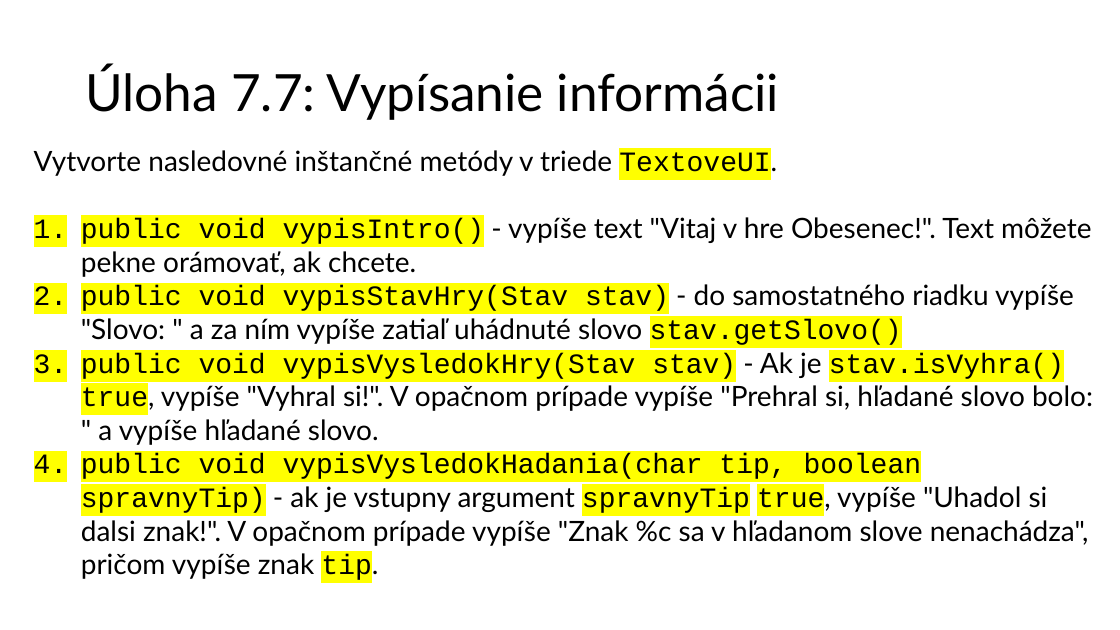
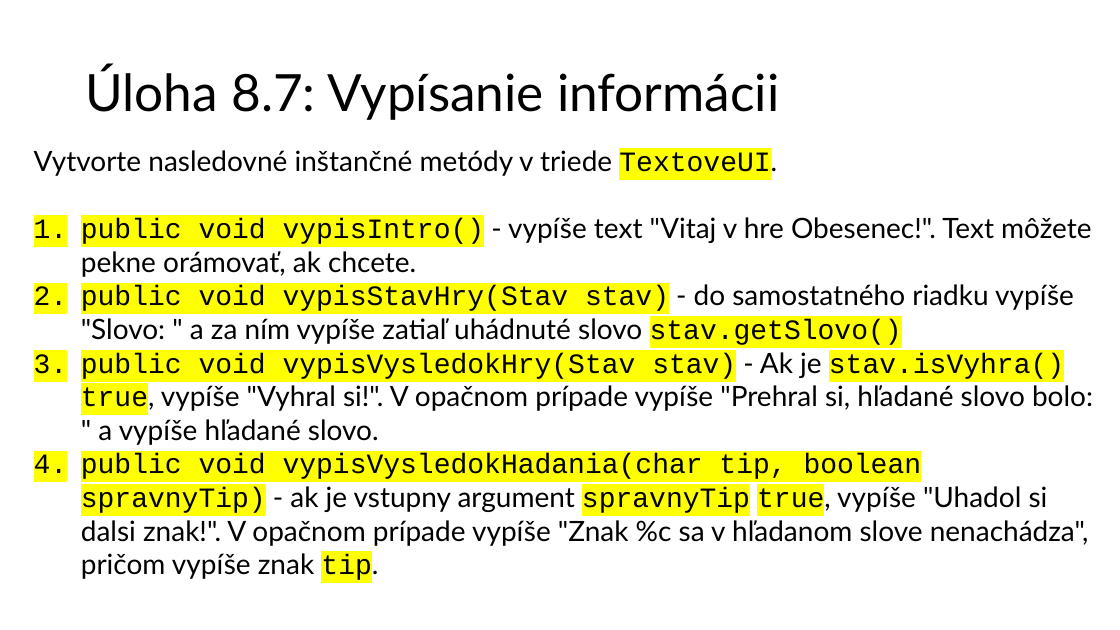
Before and after one commit to wagjo/oop, a slide deck: slide 11 of prezentacie/c08w.pptx. Drawn at 1120x630 pixels with LibreOffice and Linux fonts; fonts in the diff are those of the drawing. Boxes give left, top, right and bottom in pixels: in the first picture for what was removed or moved away, otherwise in the second. Text is boxed around its words. In the diff, an @@ line names an element or a change of style, - is before the commit and + after.

```diff
--- a/prezentacie/c08w.pptx
+++ b/prezentacie/c08w.pptx
@@ title at <box>85,66,779,120</box>: text changed @@
-Úloha 7.7: Vypísanie informácii
+Úloha 8.7: Vypísanie informácii
```
Also in this commit, not shown: 7 other slides changed, 8 other files.
